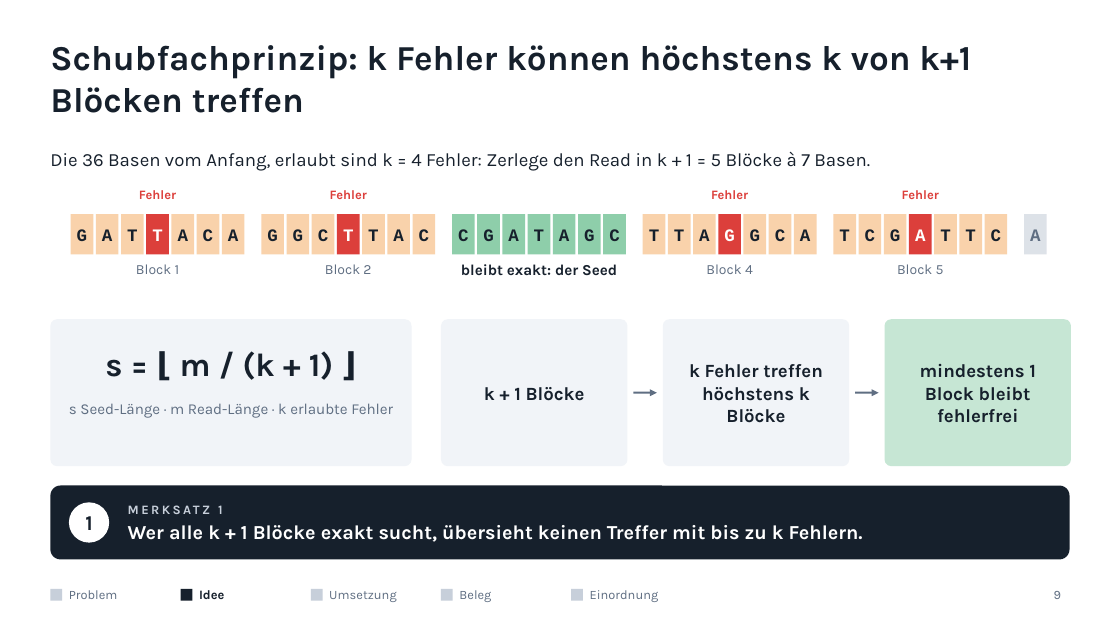
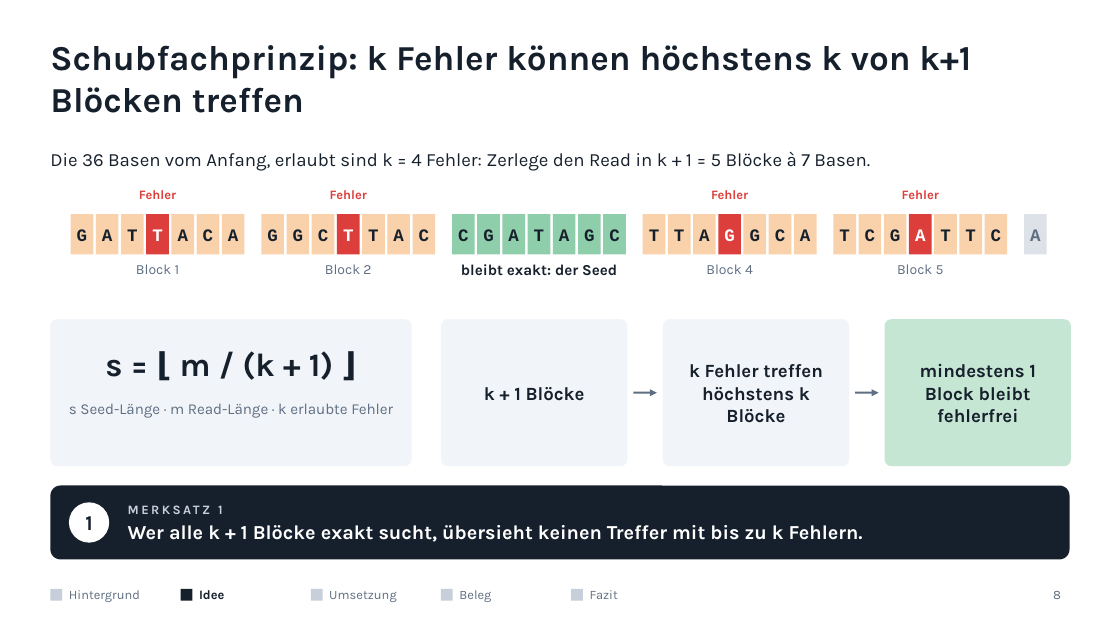
Before and after one commit to mawehl/BigData, a slide deck: slide 8 of CloudBurst_Vortrag.pptx (slide 9 before the commit). Drawn at 1120x630 pixels with LibreOffice and Linux fonts; fonts in the diff are those of the drawing. Boxes give left, top, right and bottom in pixels: in the first picture for what was removed or moved away, otherwise in the second. Text is boxed around its words. In the diff, an @@ line names an element or a change of style, - is before the commit and + after.

```diff
--- a/CloudBurst_Vortrag.pptx
+++ b/CloudBurst_Vortrag.pptx
@@ text at [69, 590, 140, 602]: text changed @@
-Problem
+Hintergrund
@@ text at [590, 590, 618, 599]: text changed @@
-Einordnung
+Fazit
```
Also in this commit, not shown: 20 other slides changed, 1 other file.
